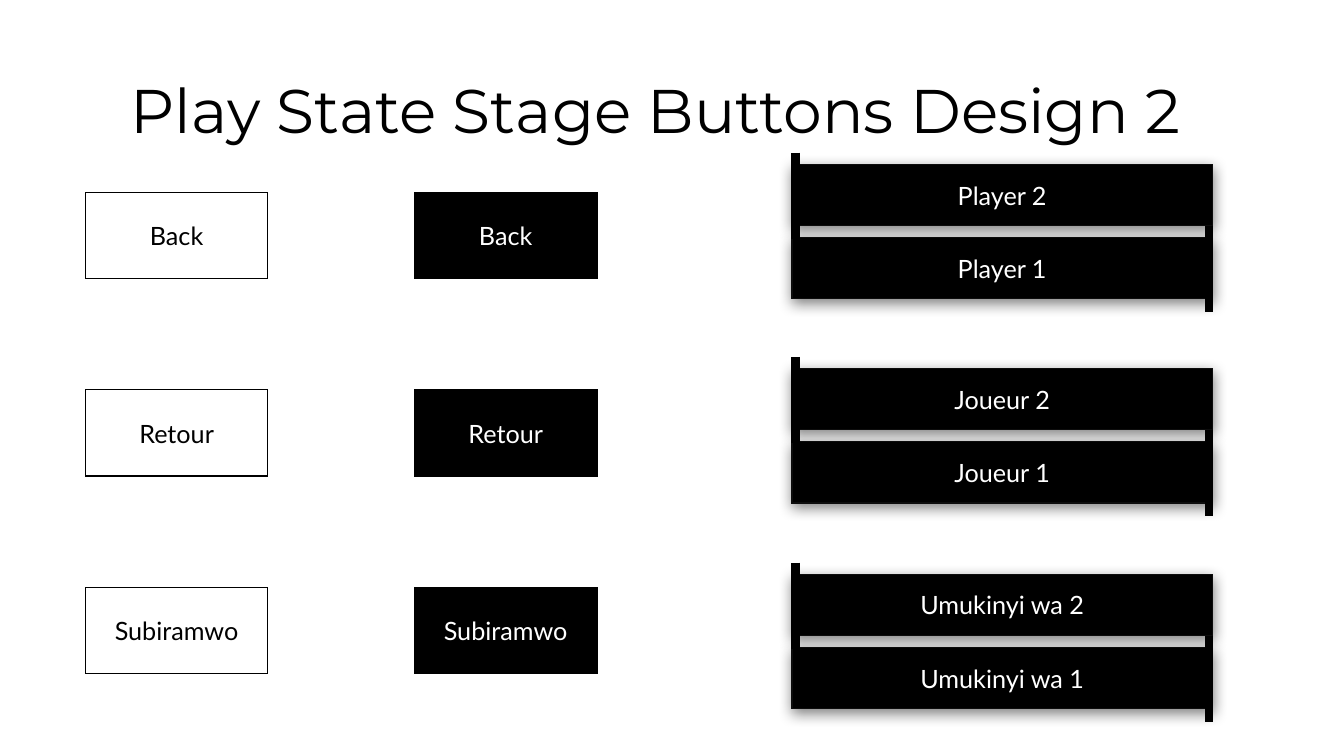
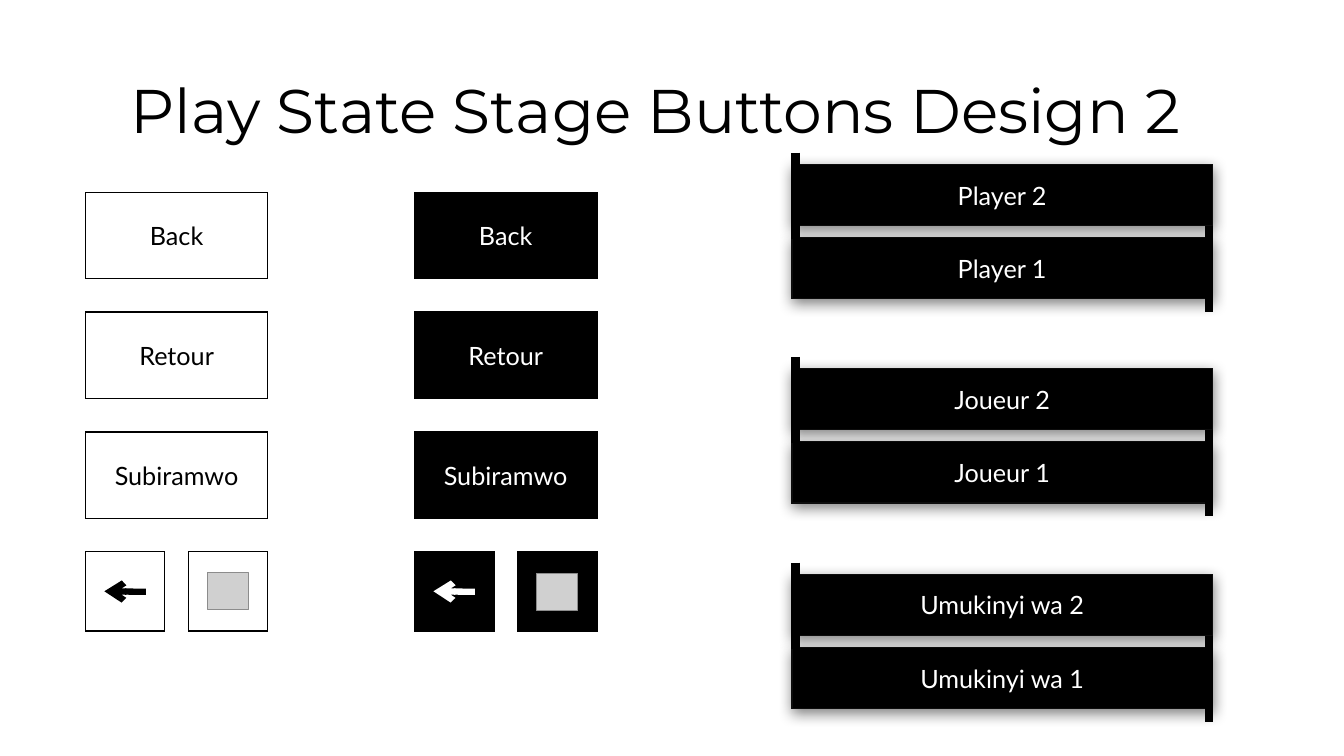
Before and after one commit to dan4am/urubugu, a slide deck: slide 7 of assets/buttons.pptx. Drawn at 1344x756 pixels with LibreOffice and Linux fonts; fonts in the diff are those of the drawing; grey boxes stand for pictures. Boxes give left, top, right and bottom in pixels: in the first picture for what was removed or moved away, otherwise in the second. Text is boxed around its words. In the diff, an @@ line names an element or a change of style, - is before the commit and + after.

```diff
--- a/assets/buttons.pptx
+++ b/assets/buttons.pptx
@@ rounded rectangle "Retour": place and size @@
-rounded rectangle "Retour" at <box>86,390,268,477</box>
+rounded rectangle "Retour" at <box>86,313,268,399</box>
@@ rounded rectangle "Retour": place and size @@
-rounded rectangle "Retour" at <box>414,390,597,477</box>
+rounded rectangle "Retour" at <box>414,313,597,399</box>
@@ rounded rectangle "Subiramwo": place and size @@
-rounded rectangle "Subiramwo" at <box>86,588,268,675</box>
+rounded rectangle "Subiramwo" at <box>86,432,268,518</box>
@@ rounded rectangle "Subiramwo": place and size @@
-rounded rectangle "Subiramwo" at <box>414,588,597,675</box>
+rounded rectangle "Subiramwo" at <box>414,432,597,518</box>
@@ rounded rectangle added at <box>86,552,165,631</box>, fill #FFFFFF, outline #000000 1 pt @@
@@ rounded rectangle added at <box>189,552,268,631</box>, fill #FFFFFF, outline #000000 1 pt @@
@@ rounded rectangle added at <box>414,552,494,631</box>, fill #000000, outline #000000 1 pt @@
@@ rounded rectangle added at <box>517,552,597,631</box>, fill #000000, outline #000000 1 pt @@
@@ arrow added from (146, 592) to (105, 592), #000000 4.5 pt @@
@@ picture added at <box>208,573,248,610</box> @@
@@ arrow added from (475, 592) to (434, 592), #FFFFFF 4.5 pt @@
@@ picture added at <box>537,574,578,611</box> @@
```
Also in this commit, not shown: 1 other slide changed, 17 other files.
